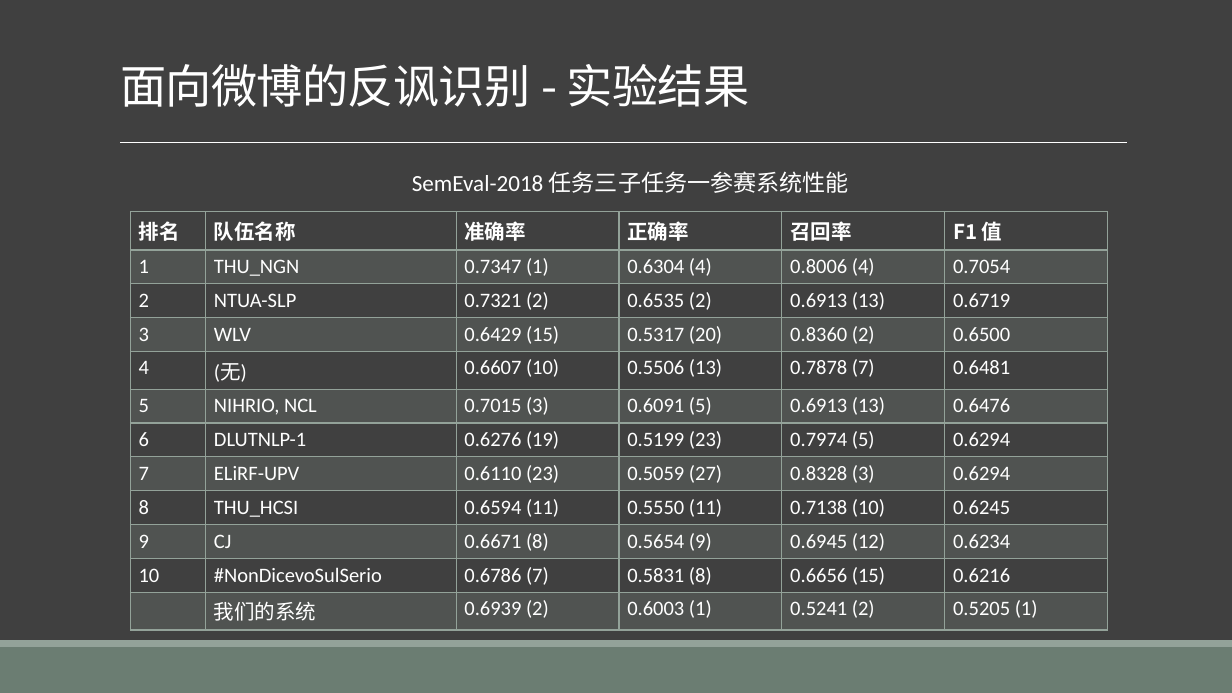
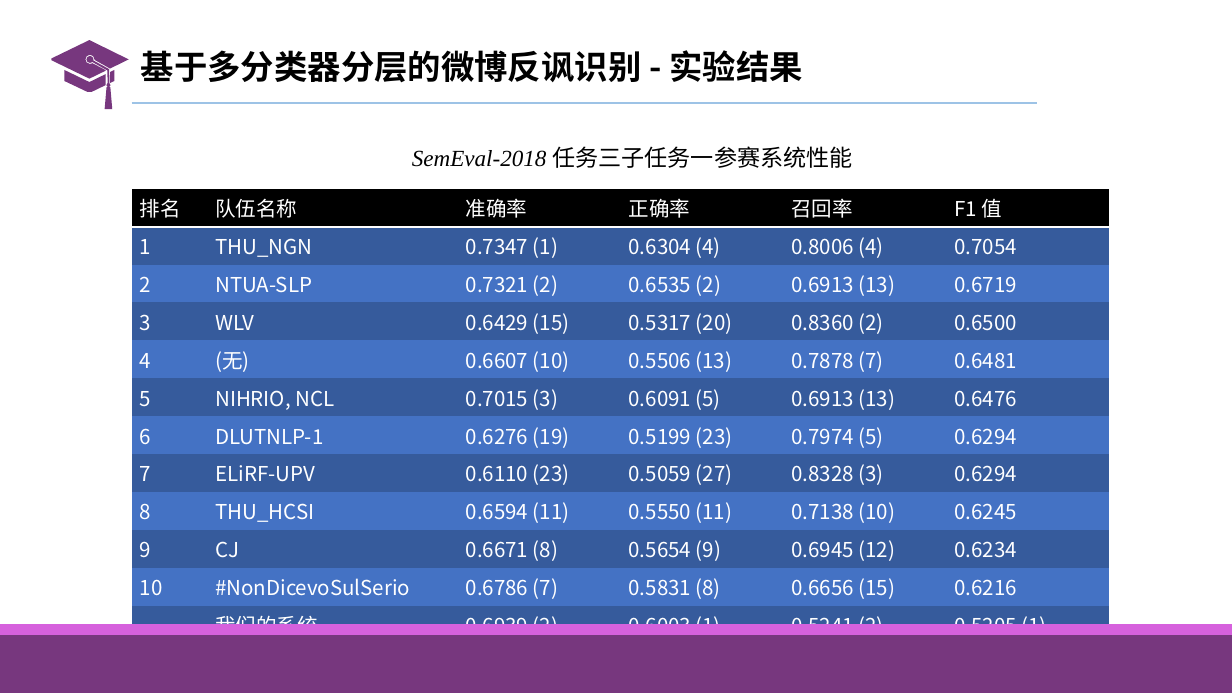
Before and after one commit to liangxh/grad2019, a slide deck: slide 33 of 计研163_梁锡豪_2016211014.pptx (slide 20 before the commit). Drawn at 1232x693 pixels with LibreOffice and Linux fonts; fonts in the diff are those of the drawing. Boxes give left, top, right and bottom in pixels: in the first picture for what was removed or moved away, otherwise in the second. Text is boxed around its words. In the diff, an @@ line names an element or a change of style, - is before the commit and + after.

```diff
--- a/计研163_梁锡豪_2016211014.pptx
+++ b/计研163_梁锡豪_2016211014.pptx
@@ background #404040 to #FFFFFF @@
@@ freeform shape added at (51,40,128,109), fill #77377E @@
@@ title "基于多分类器分层的微博反讽识别 - 实验结果" at (141,50,803,83): vertical alignment bottom to middle @@
@@ title at (141,50,803,83): text changed; size 36 to 26 pt; text colour #FFFFFF to #000000; bold on @@
-面向微博的反讽识别 - 实验结果
+基于多分类器分层的微博反讽识别 - 实验结果
@@ line added from (131, 104) to (1037, 104), #9DC3E6 1.5 pt @@
@@ line removed from (120, 142) to (1128, 142) @@
@@ text "SemEval-2018 任务三子任务一参赛系统性能": place and size @@
-text "SemEval-2018 任务三子任务一参赛系统性能" at (412,171,849,193)
+text "SemEval-2018 任务三子任务一参赛系统性能" at (412,146,852,168)
@@ text "SemEval-2018 任务三子任务一参赛系统性能" at (412,146,852,168): font Calibri to Times New Roman, italic on in "SemEval-2018"; text colour #FFFFFF to #000000 @@
@@ table at (131,189,1108,643) @@
@@ fill none to #000000 in row 1 @@
@@ fill #93A299 at 20% opacity to #365B9D in 36 cells @@
@@ fill none to #4472C4 in 30 cells @@
@@ bold off in "排名", "队伍名称", "准确率", "正确率" and 2 more places @@
@@ font Calibri to Noto Sans CJK SC @@
@@ borders changed @@
@@ table: place and size @@
-table at (130,212,1107,625)
+table at (131,189,1108,643)
@@ rectangle added at (0,625,1232,693), fill #77377E @@
@@ rectangle added at (0,625,1232,636), fill #D661DD @@
@@ rectangle removed at (0,647,1232,693) @@
@@ rectangle removed at (0,640,1232,647) @@
```
Also in this commit, not shown: 26 other slides changed, 32 slides added, 8 slides removed, 9 other files.
